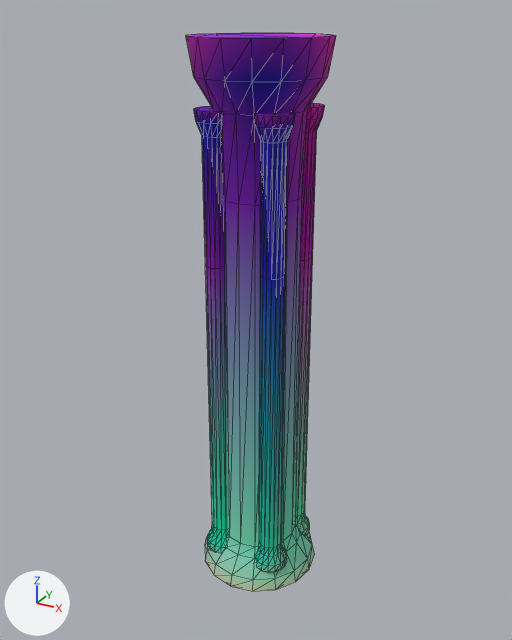
The glTF model assets/kit/column_4m.glb as it was, and as the next commit left it.
Rendered twice from a camera (50 mm lens) standing at (2.22, -4.09, 4.13) and looking at (-0.04, 0.02, 2.08). The axes (+X, +Y, +Z) are drawn at lower left. The lights are the same throughout. The older version comes first. Mesh edges are drawn as thin lines. Vertices at exactly the same position are counted once.

Script lines for the objects in view, before the commit:
```python
me_colonnette = bpy.data.meshes.new('colonnette')
me_colonnette.from_pydata(...)  # 128 vertices, 252 faces; spans x -0.14..0.14, y -0.14..0.14, z 0.0..3.4
me_colonnette.materials.append(mat_m_stone_trim)
me_colonnette_002 = bpy.data.meshes.new('colonnette.002')
me_colonnette_002.from_pydata(...)  # 128 vertices, 252 faces; spans x -0.14..0.14, y -0.14..0.14, z 0.0..3.4
me_colonnette_002.materials.append(mat_m_stone_trim)
me_colonnette_003 = bpy.data.meshes.new('colonnette.003')
me_colonnette_003.from_pydata(...)  # 128 vertices, 252 faces; spans x -0.14..0.14, y -0.14..0.14, z 0.0..3.4
me_colonnette_003.materials.append(mat_m_stone_trim)
me_pier = bpy.data.meshes.new('pier')
me_pier.from_pydata(...)  # 128 vertices, 252 faces; spans x -0.46..0.46, y -0.46..0.46, z 0.0..3.98
me_pier.materials.append(mat_m_stone_trim)
ob_colonnette = bpy.data.objects.new('colonnette', me_colonnette)
ob_colonnette.location = (0.212, 0.212, 0.16)
ob_colonnette_002 = bpy.data.objects.new('colonnette.002', me_colonnette_002)
ob_colonnette_002.location = (-0.212, -0.212, 0.16)
ob_colonnette_003 = bpy.data.objects.new('colonnette.003', me_colonnette_003)
ob_colonnette_003.location = (0.212, -0.212, 0.16)
ob_pier = bpy.data.objects.new('pier', me_pier)
ob_pier.location = (0.0, 0.0, 0.0)
```
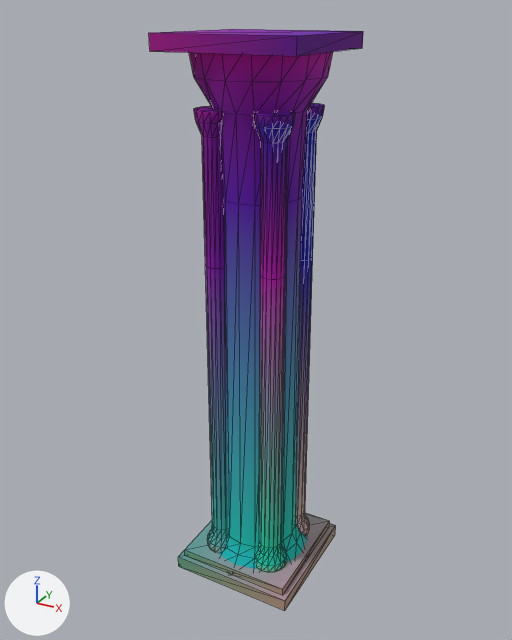
What differs and where, as boxes (x1, y1, x2, y2) in the pictures (512 x 640 px):
'pier_plinth', added: after (149, 29, 363, 611)
part 1 of me_pier, recoloured: before (207, 207, 312, 578); after (219, 207, 307, 566)
part 2 of me_pier, recoloured: (194, 76, 328, 539) in both
part 3 of me_pier, recoloured: before (187, 33, 330, 82); after (194, 52, 327, 82)
part 4 of me_pier, recoloured: before (205, 537, 314, 591); after (227, 544, 302, 569)
part 5 of me_pier, recoloured: before (186, 33, 336, 78); after (189, 52, 333, 78)
part 6 of me_colonnette, recoloured: (298, 107, 325, 500) in both
part 7 of me_colonnette, recoloured (green to pale pink): (296, 263, 313, 534) in both
part 8 of me_colonnette, recoloured: (307, 103, 325, 119) in both
part 9 of me_colonnette_002, recoloured: (208, 331, 228, 547) in both
part 10 of me_colonnette_002, recoloured: (202, 111, 226, 525) in both
part 11 of me_colonnette_002, recoloured (green to greyish cyan): (206, 296, 226, 553) in both
part 12 of me_colonnette_002, recoloured (blue to purple): (196, 112, 225, 260) in both
part 13 of me_colonnette_002, recoloured: (194, 106, 219, 123) in both
part 14 of me_colonnette_003, recoloured: (255, 287, 284, 570) in both
part 15 of me_colonnette_003, recoloured: (256, 126, 291, 533) in both
part 16 of me_colonnette_003, recoloured: (254, 112, 292, 128) in both
part 17 of me_colonnette_003, recoloured: (256, 330, 287, 572) in both
part 18 of me_colonnette_003, recoloured: (268, 541, 287, 572) in both

What changed in the scene script:
```text
Add mat_m_stone_dark:
    mat_m_stone_dark = bpy.data.materials.new('M_stone_dark')
    # nodes: BsdfPrincipled, Mix, OutputMaterial, VertexColor
    # colours: grey #b3afaa, mixed with the vertex colours
Change me_pier:
    where me_pier.from_pydata(...)  # 128 vertices, 252 faces; spans x -0.46..0.46, y -0.46..0.46, z 0.0..3.98
    me_pier part 1: 79 faces centred in x -0.42..0.39, y -0.36..0.4, z 0.03..1.2 are repainted in the vertex colours; the middle colour goes from cyan #69e6d2 to cyan #00ccd2
    me_pier part 2: 71 faces centred in x -0.37..0.37, y -0.37..0.29, z 2.1..3.68 are repainted in the vertex colours; the middle colour goes from purple #7900c2 to purple #8d00c2
    me_pier part 3: 33 faces centred in x -0.44..0.42, y -0.44..0.41, z 3.62..3.98 are repainted in the vertex colours; the middle colour goes from purple #8b00c4 to pink #e900c4
    me_pier part 4: 47 faces centred in x -0.44..0.44, y -0.44..0.44, z 0.0..0.18 are repainted in the vertex colours; the middle colour goes from green #acedc7 to cyan #86cac7
    me_pier part 5: 22 faces centred in x -0.31..0.44, y -0.35..0.44, z 3.62..3.98 are repainted in the vertex colours; the middle colour goes from pink #de00c4 to pink #e900c4
Change me_colonnette:
    where me_colonnette.from_pydata(...)  # 128 vertices, 252 faces; spans x -0.14..0.14, y -0.14..0.14, z 0.0..3.4
    me_colonnette part 6: 88 faces centred in x -0.1..0.12, y -0.1..0.12, z 1.65..3.35 are repainted in the vertex colours; the middle colour goes from pink #c200c2 to blue #0000c2
    me_colonnette part 7: 101 faces centred in x -0.13..0.13, y -0.13..0.13, z 0.02..0.93 are repainted in the vertex colours; the middle colour goes from green #7ef7cc to pale pink #e3cacc
    me_colonnette part 8: 38 faces centred in x -0.12..0.12, y -0.12..0.12, z 3.35..3.4 are repainted in the vertex colours; the middle colour goes from pink #ea00c6 to purple #8600c6
Change me_colonnette_002:
    where me_colonnette_002.from_pydata(...)  # 128 vertices, 252 faces; spans x -0.14..0.14, y -0.14..0.14, z 0.0..3.4
    me_colonnette_002 part 9: 68 faces centred in x -0.12..0.12, y -0.12..0.12, z 0.08..0.93 are repainted in the vertex colours; the middle colour goes from cyan #00f9cc to cyan #32c4cc
    me_colonnette_002 part 10: 49 faces centred in x -0.08..0.12, y -0.11..0.1, z 1.65..3.4 are repainted in the vertex colours; the middle colour goes from purple #8600ca to purple #9c00ca
    me_colonnette_002 part 11: 58 faces centred in x -0.13..0.13, y -0.13..0.13, z 0.0..0.93 are repainted in the vertex colours; the middle colour goes from green #86f8c1 to greyish cyan #9cc6c1
    me_colonnette_002 part 12: 44 faces centred in x -0.1..0.12, y -0.1..0.1, z 2.95..3.35 are repainted in the vertex colours; the middle colour goes from blue #0000c2 to purple #9500c2
    me_colonnette_002 part 13: 33 faces centred in x -0.12..0.1, y -0.12..0.12, z 2.95..3.4 are repainted in the vertex colours; the middle colour goes from purple #8600c6 to pink #c200c6
Change me_colonnette_003:
    where me_colonnette_003.from_pydata(...)  # 128 vertices, 252 faces; spans x -0.14..0.14, y -0.14..0.14, z 0.0..3.4
    me_colonnette_003 part 14: 59 faces centred in x -0.13..0.09, y -0.13..0.09, z 0.04..0.93 are repainted in the vertex colours; the middle colour goes from cyan #22e7cc to cyan #00e6cc
    me_colonnette_003 part 15: 80 faces centred in x -0.1..0.1, y -0.1..0.1, z 1.65..3.3 are repainted in the vertex colours; the middle colour goes from blue #0000c2 to purple #6300c2
    me_colonnette_003 part 16: 46 faces centred in x -0.12..0.12, y -0.12..0.12, z 3.35..3.4 are repainted in the vertex colours; the middle colour goes from purple #9200c6 to purple #8900c6
    me_colonnette_003 part 17: 37 faces centred in x -0.13..0.13, y -0.13..0.13, z 0.0..0.93 are repainted in the vertex colours; the middle colour goes from green #92e7c1 to green #86e6c1
    me_colonnette_003 part 18: 30 faces centred in x -0.13..0.13, y -0.11..0.13, z 0.04..0.17 are repainted in the vertex colours; the middle colour goes from cyan #73e9cc to cyan #00e7cc
Add ob_pier_plinth:
    ob_pier_plinth = bpy.data.objects.new('pier_plinth', me_pier_plinth)  # a box spanning x -0.48..0.48, y -0.48..0.48, z 0.0..0.1; a box spanning x -0.44..0.44, y -0.44..0.44, z 0.1..0.16; a box spanning x -0.48..0.48, y -0.48..0.48, z 3.9..4.0
    ob_pier_plinth.location = (0.0, 0.0, 0.0)
```
